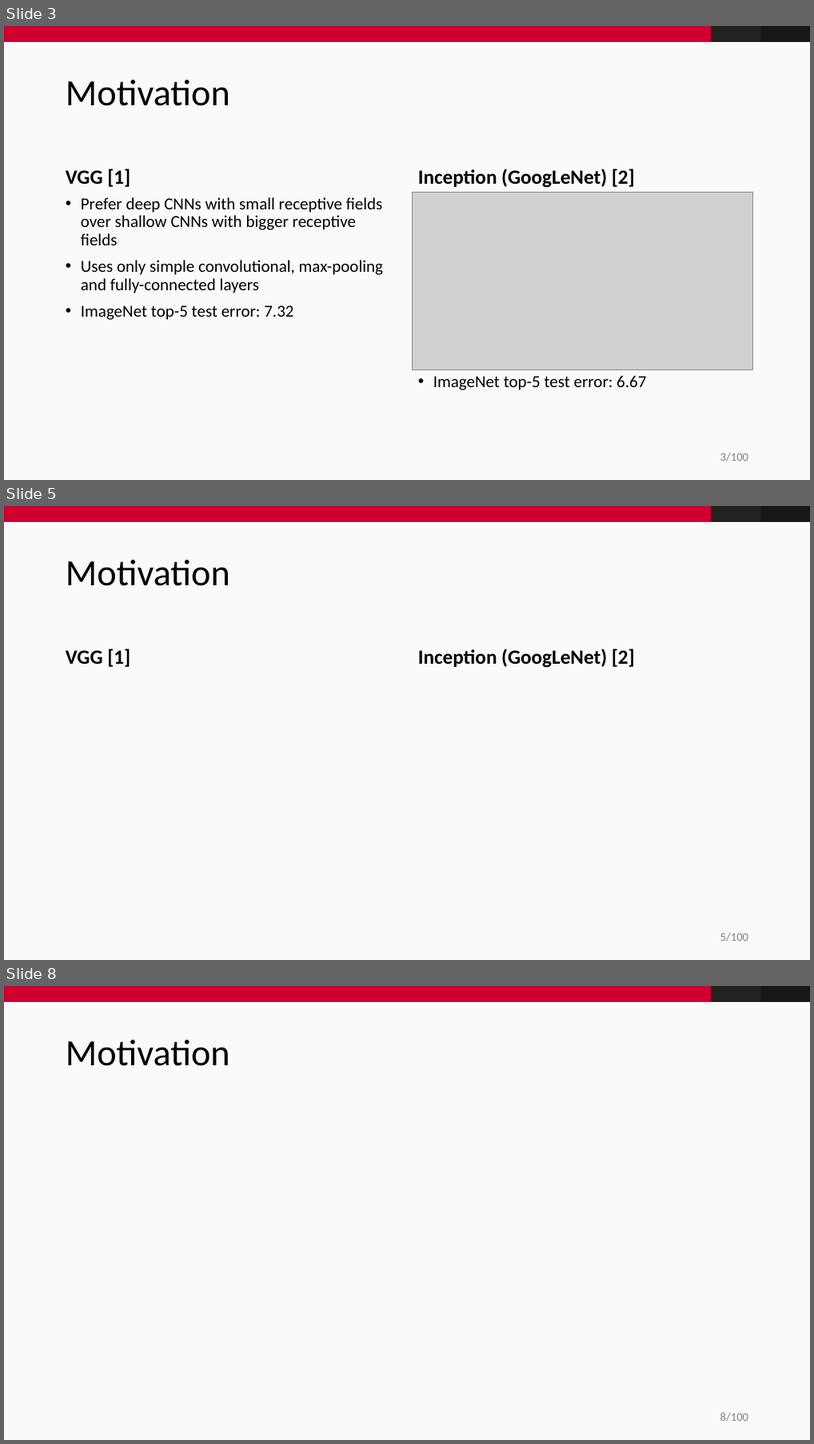
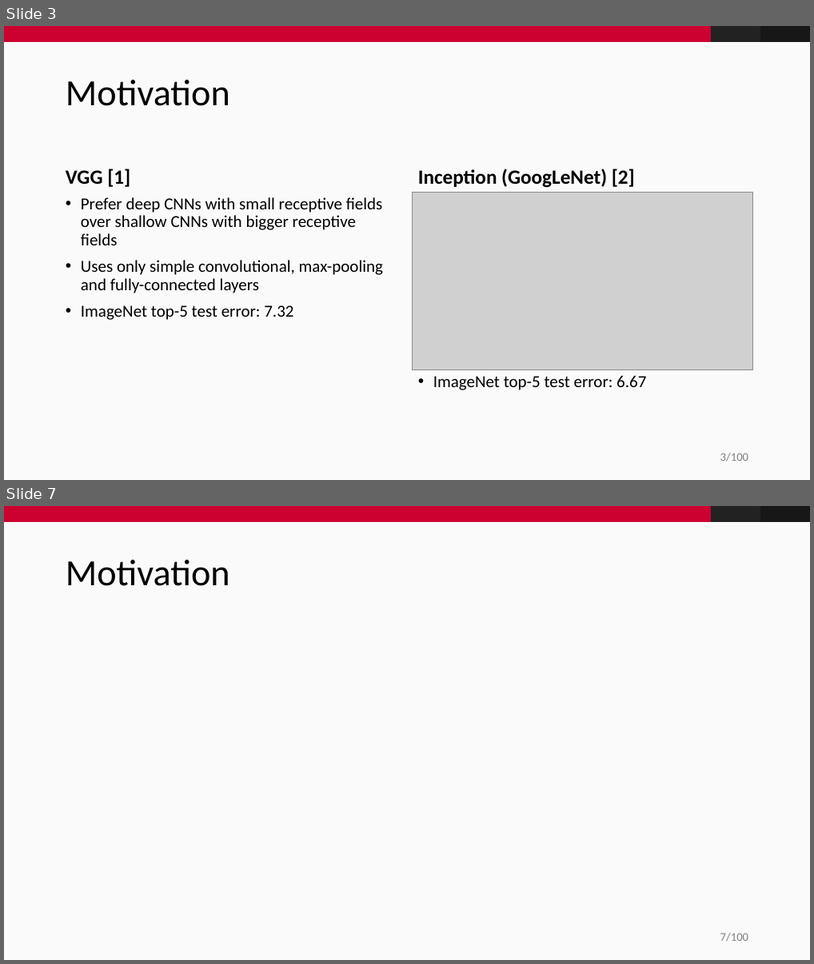
Before and after one commit to fidsusj/CVDL-Seminar, a slide deck: presentation/presentation.pptx. Shown one above the other, each under a label of ours: slides 3, 5 and 8 before the commit, slides 3 and 7 after it; the slides between them are not shown. The pictures are 814x1444 and 814x964 pixels, drawn with LibreOffice and Linux fonts; fonts in the diff are those of the drawing; grey boxes stand for pictures; background and template pictures are left out. Boxes give left, top, right and bottom in pixels: in the first picture for what was removed or moved away, otherwise in the second. Text is boxed around its words. In the diff, an @@ line names an element or a change of style, - is before the commit and + after.

```diff
--- a/presentation/presentation.pptx
+++ b/presentation/presentation.pptx
@@ slide 5 removed at box(4, 506, 810, 960), background #FAFAFA; not listed: 4 template elements that a slide beside it also shows @@
@@ title removed at box(66, 560, 230, 586) @@
-Motivation
@@ text removed at box(66, 648, 130, 667) @@
-VGG [1]
@@ text removed at box(418, 648, 635, 668) @@
-Inception (GoogLeNet) [2]
@@ what was slide 8 is now slide 7 @@
@@ page number at box(721, 932, 749, 941): text changed @@
-8/100
+7/100
```
Also in this commit, not shown: 2 slides changed, 2 slides added, 2 other slides removed.
